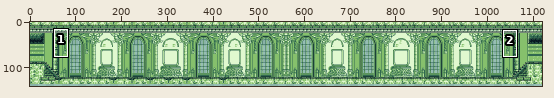
Two versions of one pixel-art file, sotn/SOTN_EntranceB01.ase. The first picture is a wide view before the edit; the outline marks the close-up.
Close-up. The starting point:
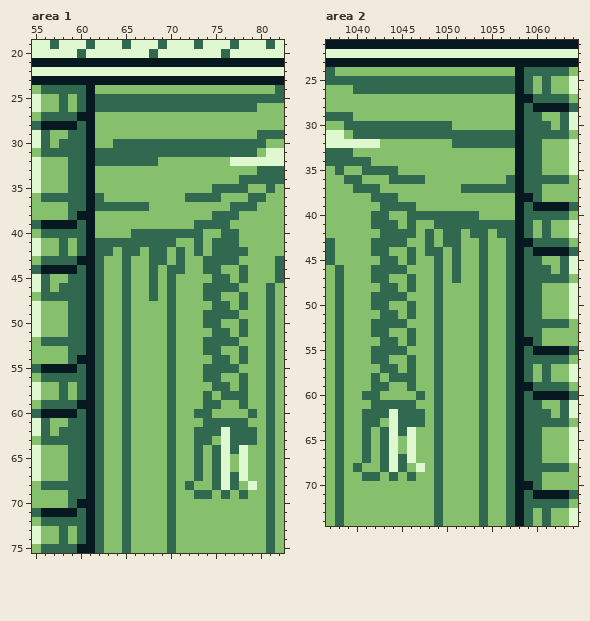
1120x144 pixels, 1 frame. Shown: area 1: x 55..82, y 19..75; area 2: x 1037..1064, y 21..74. The wide view leaves out empty margins. The commit also changed other parts of the picture, which this record leaves out.
And afterwards:
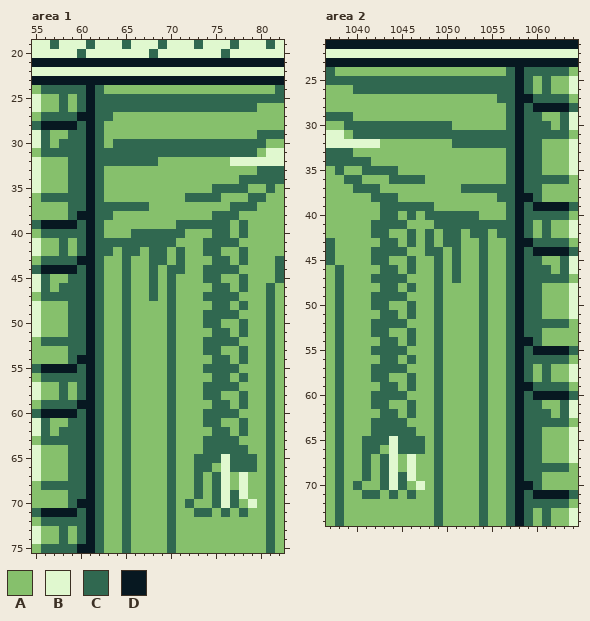
Palette (. is transparent): A #86c06c  B #e0f8cf  C #306850  D #071821
Diff:
Changed rows in their new state; - is an unchanged pixel.
Area 1, layer "Curtain":
first column x 62:
24 C----------------
27 CC---------------
28 C----------------
29 C----------------
30 C----------------
33 C----------------
34 C----------------
35 C----------------
38 CC---------------
39 C--------CC-----C
40 C---------AA-C-AC
41 -----------AC----
42 -----------AC-AA-
43 ------------A--AC
44 --------------CCA
45 ------------C-A--
46 ------------A--AC
47 --------------CCA
first column x 72:
56 --A-C---
57 --C--CA-
58 ---CAA--
59 --A-C---
60 -A-CCC-A
61 ----AA--
62 -AA-CA-A
63 -A-CC-AA
64 -AC-C-C-
65 --C--CCC
66 --CA-CCC
67 -----A--
68 AC---ABA
69 --ACBCB-
70 C--CBC-B
71 -CC-C-C-
Area 2, layer "Curtain":
first column x 1042:
24 ---------------C
27 --------------CC
28 ---------------C
29 ---------------C
30 ---------------C
33 ---------------C
34 ---------------C
35 ---------------C
38 --------------CC
39 -----CC--------C
40 A-C--A---------C
41 ---CA-----------
42 C-AA------------
43 A--AC-----------
44 --CCA-----------
45 C-A-------------
46 A--AC-----------
47 --CCA-----------
first column x 1040:
56 --A-C---
57 --C--CA-
58 ---CAA--
59 --A-C---
60 -A-CCC-A
61 ----AA--
62 -AA-CA-A
63 -A-CC-AA
64 -AC-C-C-
65 --C--CCC
66 --CA-CCC
67 -----A--
68 AC---ABA
69 --ACBCB-
70 C--CBC-B
71 -CC-C-C-
Where, in picture pixels (left, top, right, bottom), the same in both close-ups:
changed: (95, 85, 113, 238)
changed: (176, 220, 248, 301)
changed: (185, 373, 257, 517)
changed: (497, 67, 515, 220)
changed: (371, 202, 434, 283)
changed: (353, 355, 425, 499)
